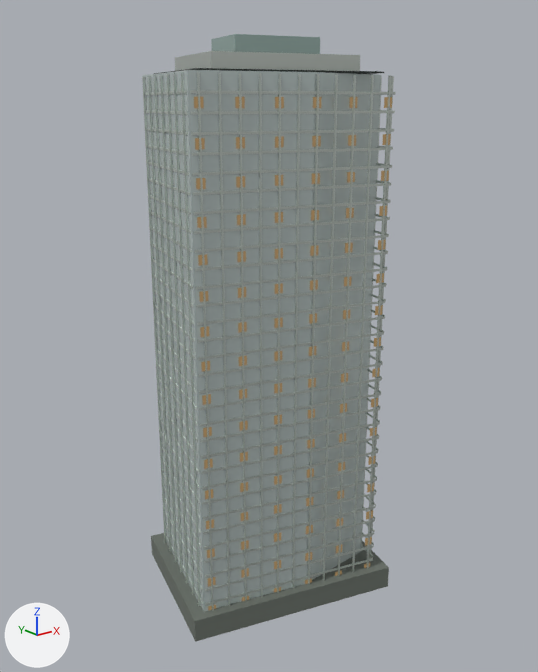
Before and after pictures for a commit that changed the Blender file landmarks/assets/excellence-houhai.blend.
Both versions are drawn from a camera (50 mm lens) standing at (-179.0, -222.0, 199.0) and looking at (1.0, 2.0, 110.0). Lighting does not change. The marker at lower left points along +X, +Y and +Z. The picture after the commit comes second.

The scene before the commit, as lines of its bpy script (objects in view):
```python
mat_metal = principled_material('metal')
mat_metal.base_color = (0.665, 0.723, 0.672)  # light grey #d5ddd6
mat_metal.metallic = 0.72
mat_metal.roughness = 0.28
me_crown_screen = bpy.data.meshes.new('crown_screen')
me_crown_screen.from_pydata(...)  # 24 vertices, 6 faces; spans x -19.0..18.5, y -12.1..19.3, z 213.1..221.6
me_crown_screen.materials.append(mat_glass_alt)  # grey #9eb6b0
me_crown_step = bpy.data.meshes.new('crown_step')
me_crown_step.from_pydata(...)  # 24 vertices, 6 faces; spans x -32.4..31.9, y -23.3..30.5, z 209.6..215.5
me_crown_step.materials.append(mat_metal)  # light grey #d5ddd6
me_fins = bpy.data.meshes.new('fins')
me_fins.from_pydata(...)  # 864 vertices, 216 faces; spans x -45.0..44.0, y -34.0..41.0, z 0.0..208.0
me_fins.materials.append(mat_metal)  # light grey #d5ddd6
me_floor_bands = bpy.data.meshes.new('floor_bands')
me_floor_bands.from_pydata(...)  # 3072 vertices, 768 faces; spans x -45.0..44.0, y -34.0..41.0, z 6.0..203.0
me_floor_bands.materials.append(mat_metal)  # light grey #d5ddd6
ob_crown_screen = bpy.data.objects.new('crown_screen', me_crown_screen)
ob_crown_screen.location = (0.0, 0.0, 0.0)
ob_crown_step = bpy.data.objects.new('crown_step', me_crown_step)
ob_crown_step.location = (0.0, 0.0, 0.0)
ob_fins = bpy.data.objects.new('fins', me_fins)
ob_fins.location = (0.0, 0.0, 0.0)
ob_floor_bands = bpy.data.objects.new('floor_bands', me_floor_bands)
ob_floor_bands.location = (0.0, 0.0, 0.0)
# also in view: 'podium' at (0.0, 4.0, 5.0); 'envelope' at (0.0, 8.0, 105.0); 'night_windows' at (0.0, 4.0, 104.0)
```
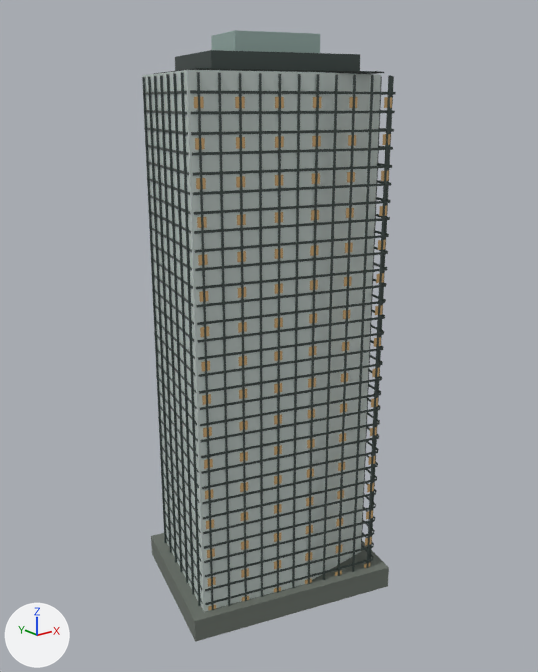
The change in detail:
Material 'metal' (mat_metal) changes colour from light grey #d5ddd6 to dark grey #4a5552; in linear values from (0.665, 0.723, 0.672) to (0.0685, 0.0908, 0.0844).

What differs and where, as boxes [x1, y1, x2, y2] in the pictures (538 x 672 px):
'fins', recoloured (light grey to dark grey)
    both: [142, 72, 394, 611]
'floor_bands', recoloured
    both: [144, 90, 396, 605]
'crown_step', recoloured (light grey to dark grey)
    both: [175, 51, 360, 71]
